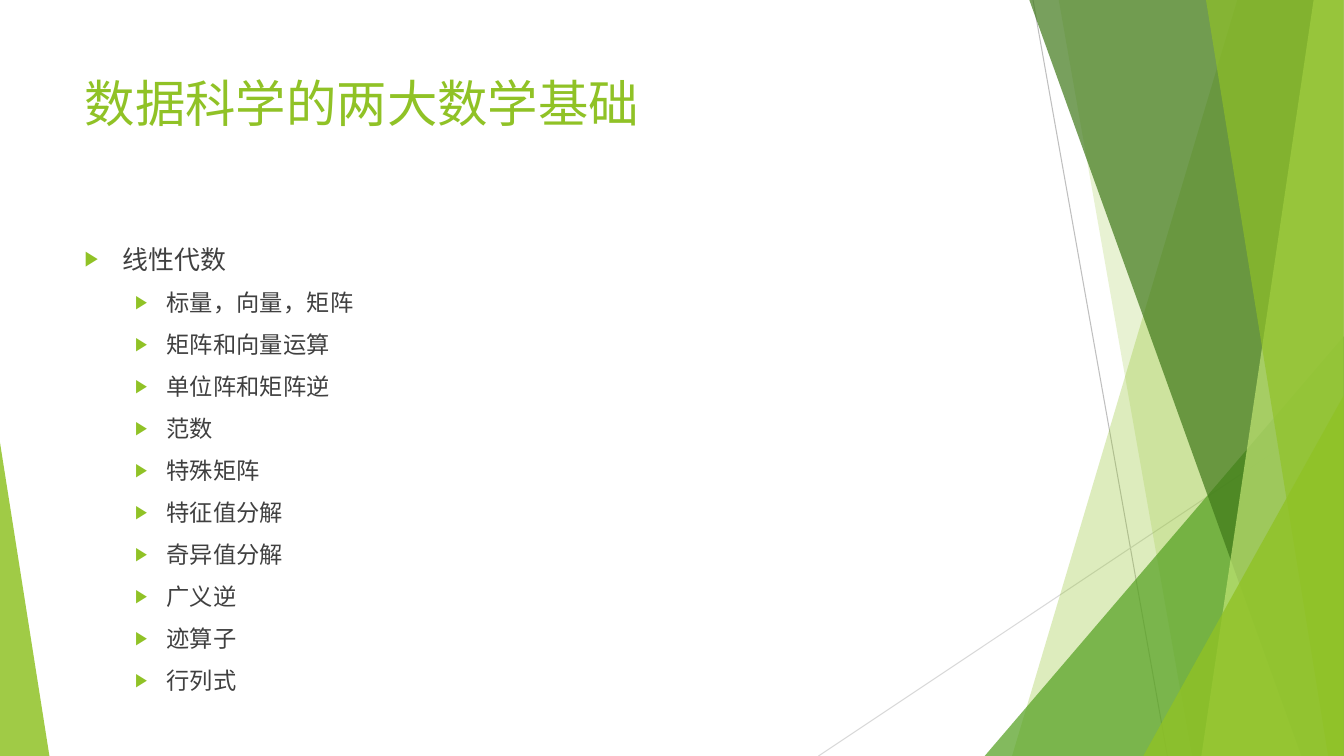
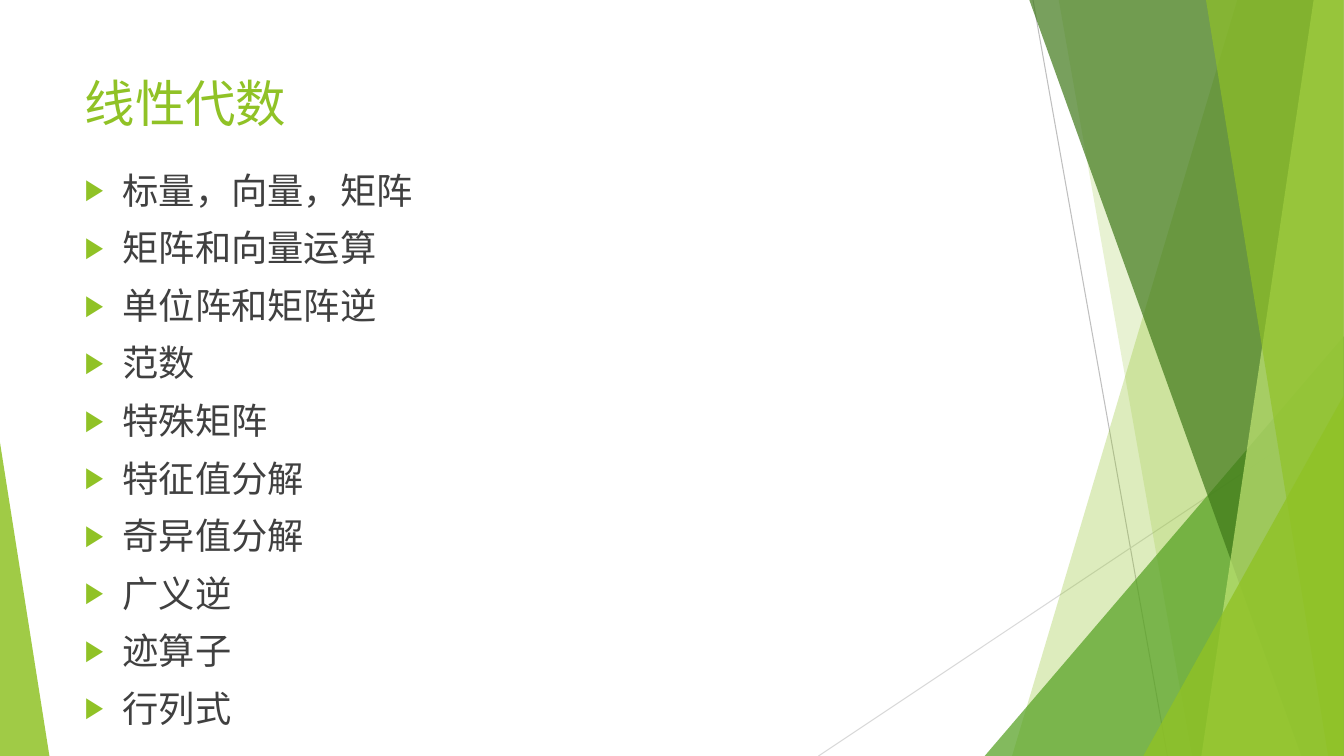
Before and after one commit to wangyi-fudan/BIOL130173, a slide deck: slide 7 of 1_linear_algebra.pptx (slide 3 before the commit). Drawn at 1344x756 pixels with LibreOffice and Linux fonts; fonts in the diff are those of the drawing. Boxes give left, top, right and bottom in pixels: in the first picture for what was removed or moved away, otherwise in the second. Text is boxed around its words. In the diff, an @@ line names an element or a change of style, - is before the commit and + after.

```diff
--- a/1_linear_algebra.pptx
+++ b/1_linear_algebra.pptx
@@ title at (x1=85, y1=79, x2=287, y2=126): text changed @@
-数据科学的两大数学基础
+线性代数
@@ text "标量，向量，矩阵" moved from (x1=123, y1=247, x2=354, y2=649) to (x1=123, y1=173, x2=413, y2=725) @@
@@ text "标量，向量，矩阵" at (x1=123, y1=173, x2=413, y2=725): size 16.6 to 25.9 pt; list level 2 to 1 in "标量，向量，矩阵"; list level 2 to 1 in "矩阵和向量运算"; list level 2 to 1 in "单位阵和矩阵逆"; list level 2 to 1 in "范数"; list level 2 to 1 in "特殊矩阵"; list level 2 to 1 in "特征值分解"; list level 2 to 1 in "奇异值分解"; list level 2 to 1 in "广义逆"; list level 2 to 1 in "迹算子"; list level 2 to 1 in "行列式" @@
@@ text at (x1=123, y1=247, x2=227, y2=271): paragraph removed @@
-▶ 线性代数
```
Also in this commit, not shown: 2 other slides changed, 4 slides added, 1 slide removed.
